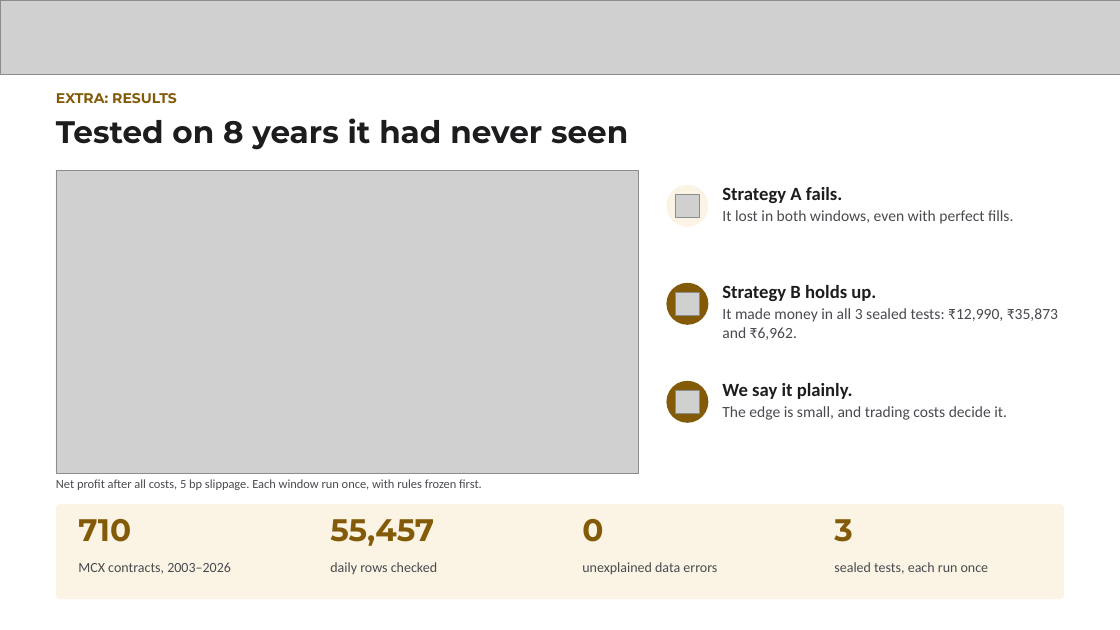
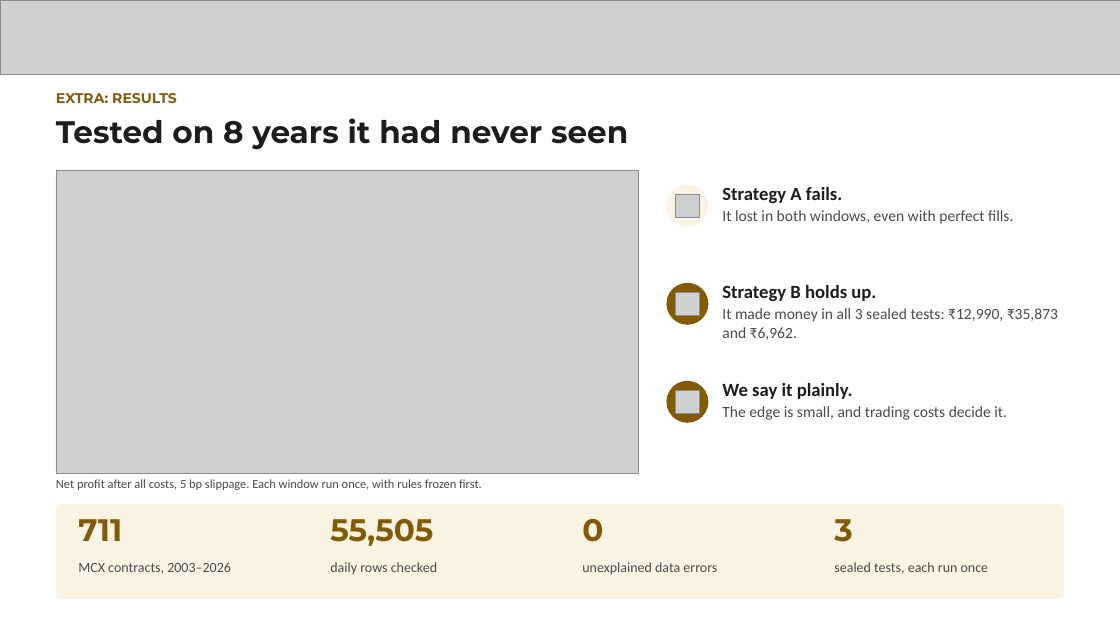
Before and after one commit to nikhilkumar-dev0310/HACKINHILLS-SYNTAXTERROR-TAN-, a slide deck: slide 7 of commodity/presentation/round1/Parity_SyntaxTerror_Round1.pptx. Drawn at 1120x630 pixels with LibreOffice and Linux fonts; fonts in the diff are those of the drawing; grey boxes stand for pictures. Boxes give left, top, right and bottom in pixels: in the first picture for what was removed or moved away, otherwise in the second. Text is boxed around its words. In the diff, an @@ line names an element or a change of style, - is before the commit and + after.

```diff
--- a/commodity/presentation/round1/Parity_SyntaxTerror_Round1.pptx
+++ b/commodity/presentation/round1/Parity_SyntaxTerror_Round1.pptx
@@ text at box(78, 519, 122, 541): text changed @@
-710
+711
@@ text at box(330, 519, 433, 546): text changed @@
-55,457
+55,505
```
Also in this commit, not shown: 2 other slides changed, 2 other files.
